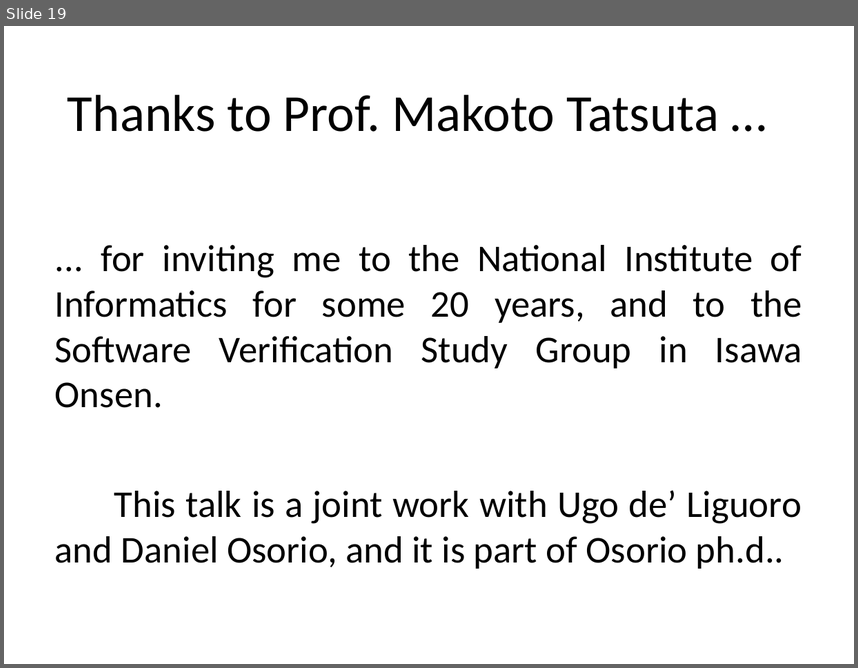
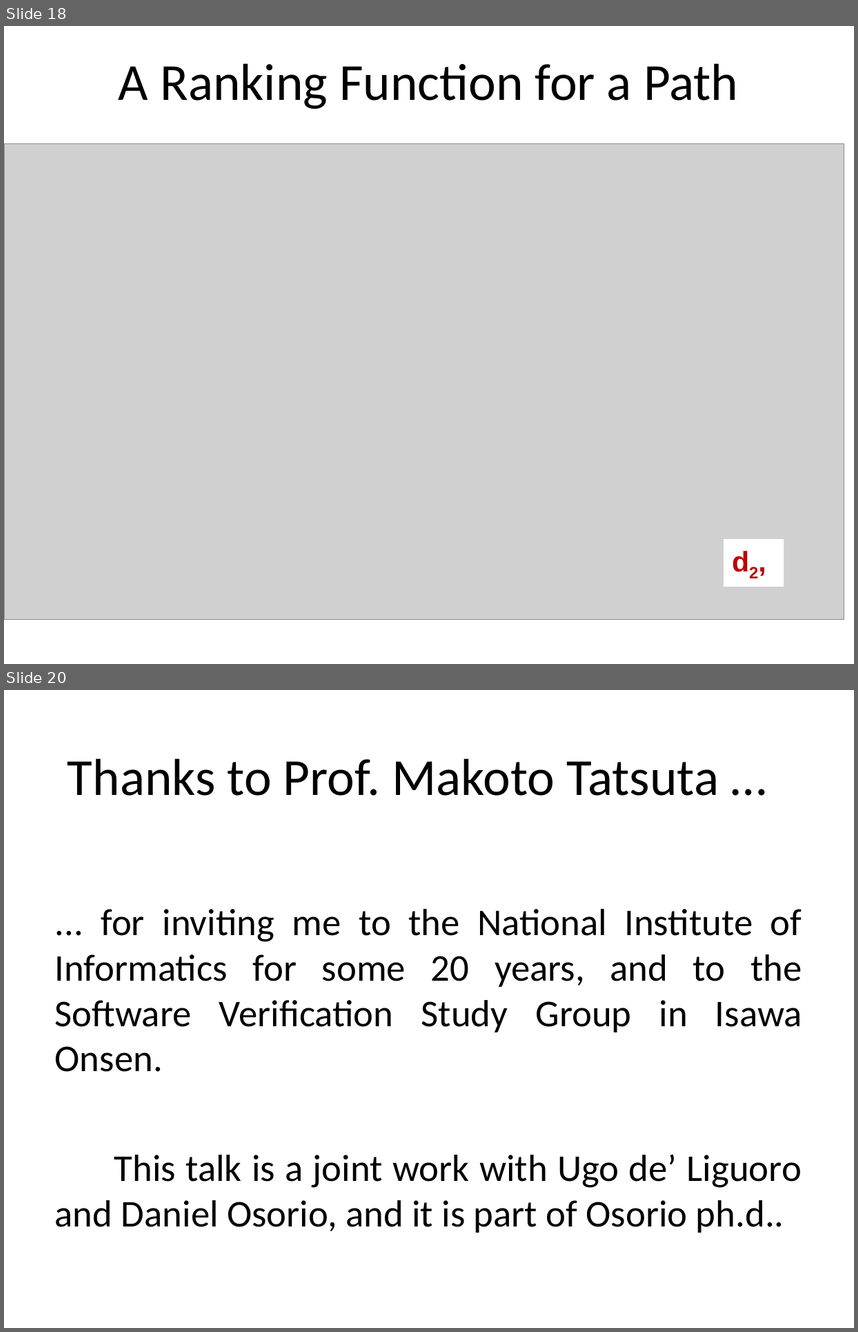
Before and after one commit to stefanoangeloberardi/GTC-injective, a slide deck: PDF/20260219-FUEFUKI24-Isawa Onsen-Injectivity-Slides.ppt. Shown one above the other, each under a label of ours: slide 19 before the commit, slides 18 and 20 after it; the slides between them are not shown. The pictures are 858x668 and 858x1332 pixels, drawn with LibreOffice and Linux fonts; fonts in the diff are those of the drawing; grey boxes stand for pictures. Boxes give left, top, right and bottom in pixels: in the first picture for what was removed or moved away, otherwise in the second. Text is boxed around its words. In the diff, an @@ line names an element or a change of style, - is before the commit and + after.

```diff
--- a/PDF/20260219-FUEFUKI24-Isawa Onsen-Injectivity-Slides.ppt
+++ b/PDF/20260219-FUEFUKI24-Isawa Onsen-Injectivity-Slides.ppt
@@ slide 18 added at (4, 26, 854, 664), background #FFFFFF @@
@@ title added at (119, 63, 738, 109), 44 pt, text #000000 @@
+A Ranking Function for a Path
@@ picture added at (4, 144, 844, 619) @@
@@ rectangle added at (724, 539, 784, 586), fill #FFFFFF, 24 pt, text #C00000, bold @@
+d2,
@@ what was slide 19 is now slide 20 @@
```
Also in this commit, not shown: 8 slides changed, 1 other slide added, 1 slide removed.
